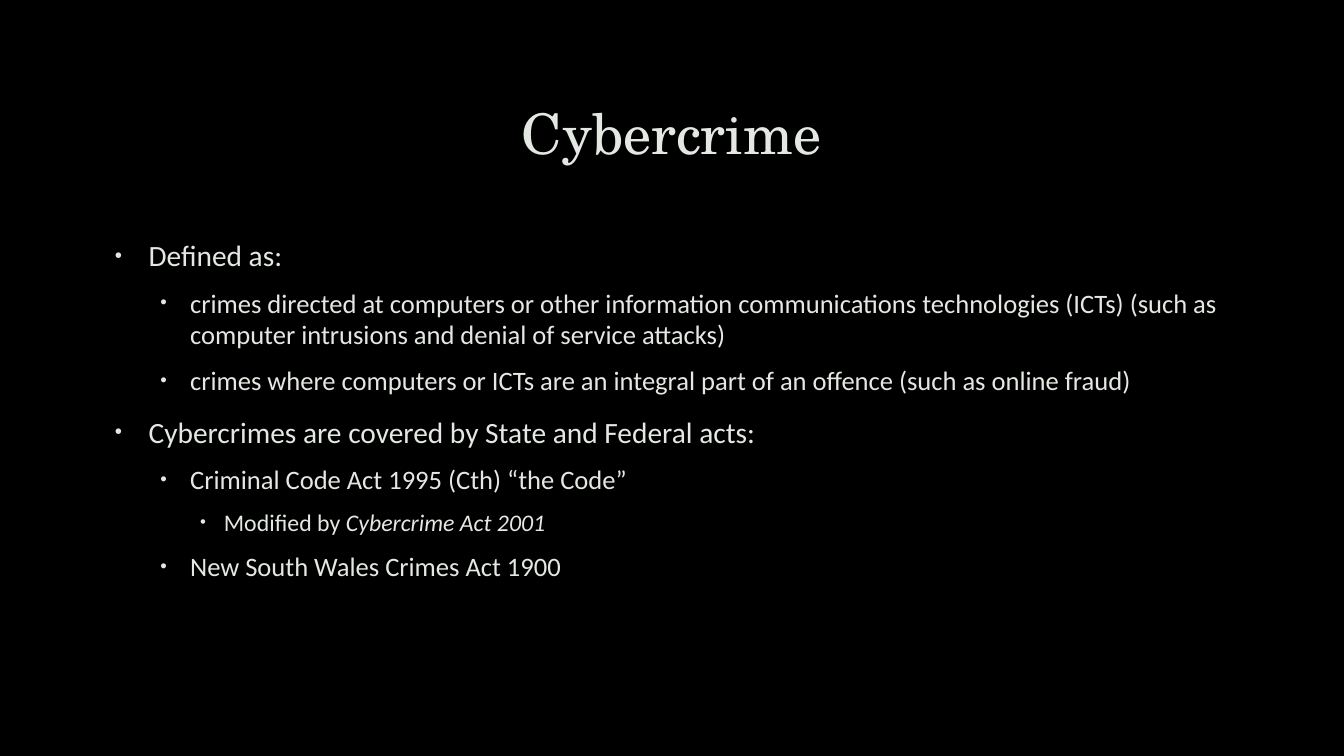
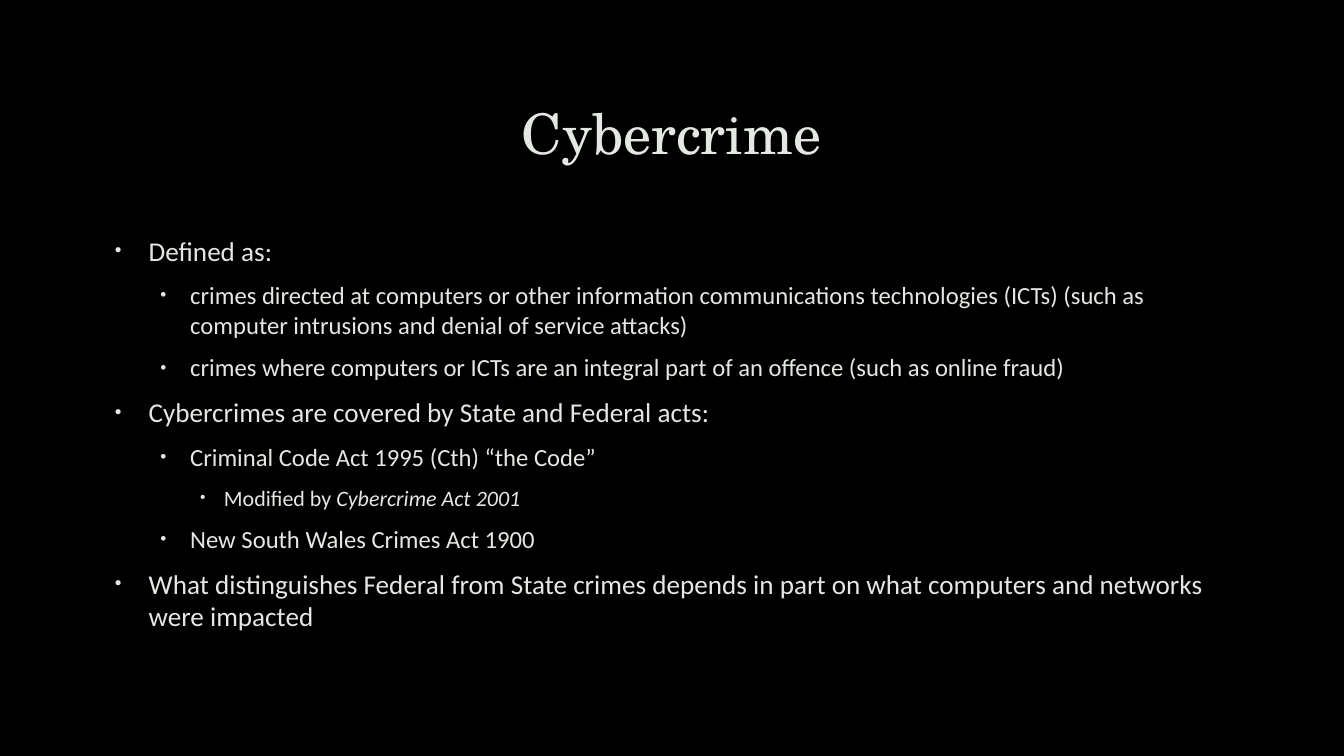
Before and after one commit to uwacsp/cits1003, a slide deck: slide 15 of Lectures/CITS1003-11 Cyber Law.pptx (slide 5 before the commit). Drawn at 1344x756 pixels with LibreOffice and Linux fonts; fonts in the diff are those of the drawing; background and template pictures are left out. Boxes give left, top, right and bottom in pixels: in the first picture for what was removed or moved away, otherwise in the second. Text is boxed around its words. In the diff, an @@ line names an element or a change of style, - is before the commit and + after.

Commit message:
update law and computer lectures

```diff
--- a/Lectures/CITS1003-11 Cyber Law.pptx
+++ b/Lectures/CITS1003-11 Cyber Law.pptx
@@ text at <box>149,242,1143,548</box>: size 21 to 19.4 pt in "Defined as:", "Cybercrimes are covered by State and Federal ..."; size 19 to 17.6 pt in "crimes directed at computers or other information ...", "crimes where computers or ICTs are an ...", "Criminal Code Act 1995 (Cth) “the Code”", "New South Wales Crimes Act 1900"; size 17 to 15.7 pt in "Modified by Cybercrime Act 2001"; line spacing 1.1 to 1 @@
@@ text at <box>149,575,1202,631</box>: paragraph added @@
+• What distinguishes Federal from State crimes depends in part on what computers and networks were impacted
```
Also in this commit, not shown: 6 other slides changed, 10 slides added, 3 other files.
